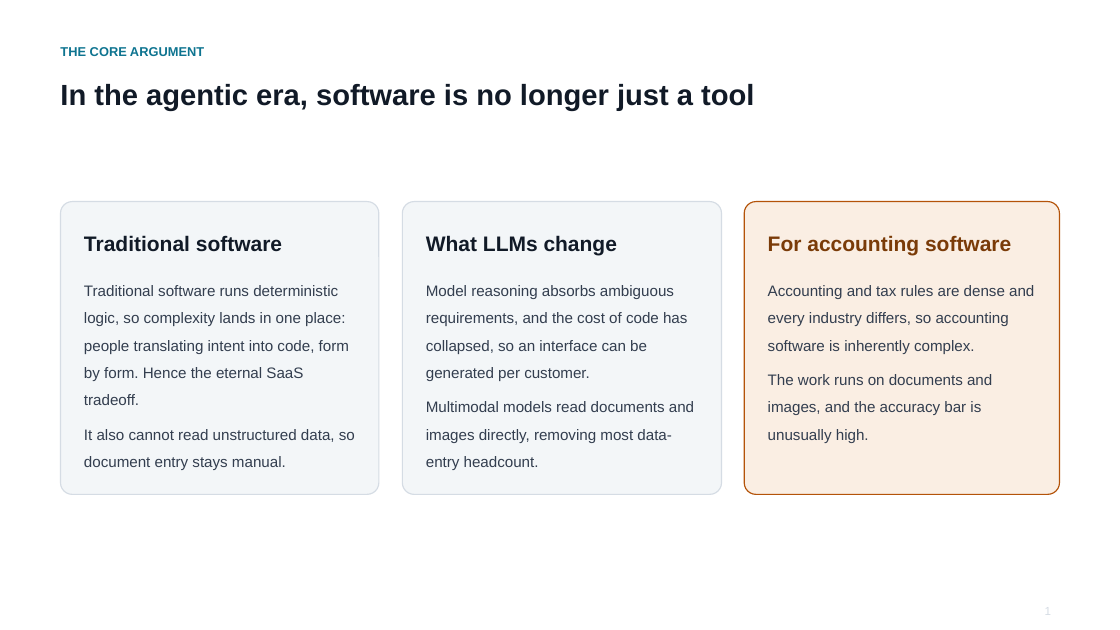
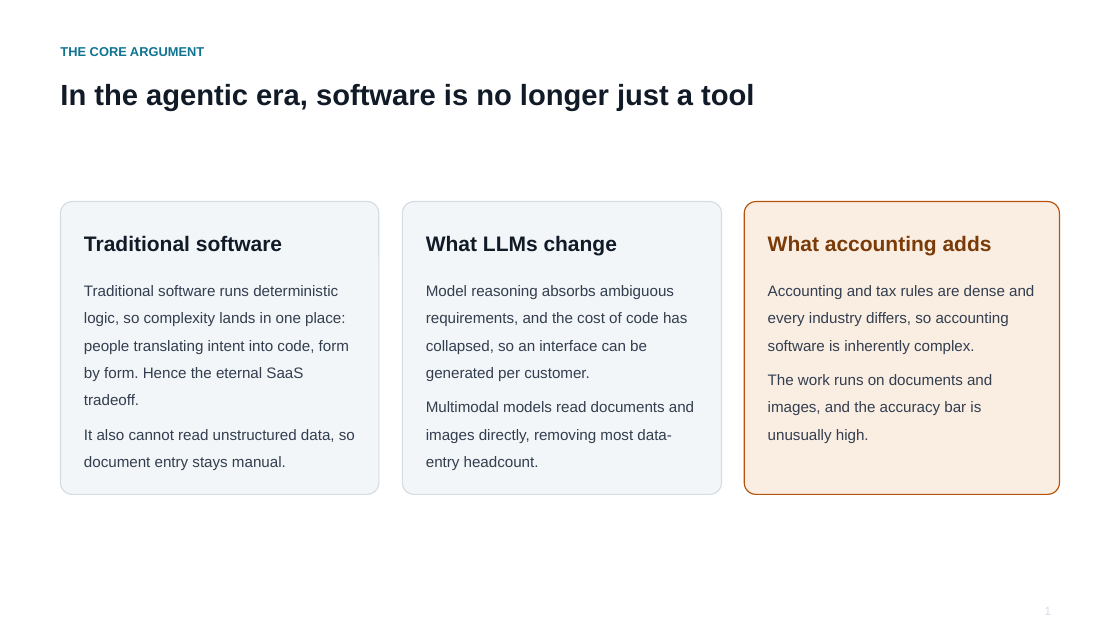
Before and after one commit to cllu/aimi-accounting-software-proposal, a slide deck: slide 2 of agent-native-accounting-deck.pptx. Drawn at 1120x630 pixels with LibreOffice and Linux fonts; fonts in the diff are those of the drawing. Boxes give left, top, right and bottom in pixels: in the first picture for what was removed or moved away, otherwise in the second. Text is boxed around its words. In the diff, an @@ line names an element or a change of style, - is before the commit and + after.

```diff
--- a/agent-native-accounting-deck.pptx
+++ b/agent-native-accounting-deck.pptx
@@ text at bbox=[768, 235, 992, 256]: text changed @@
-For accounting software
+What accounting adds
```
Also in this commit, not shown: 5 other slides changed.
